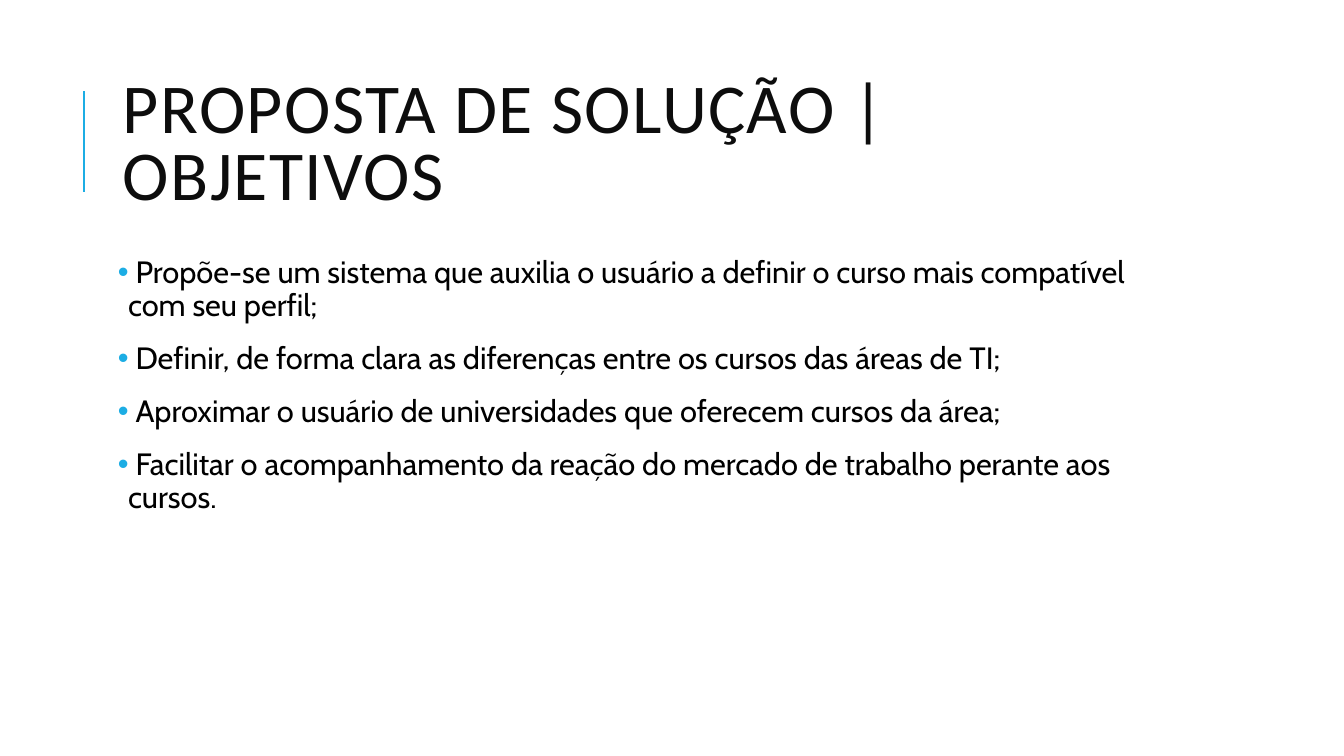
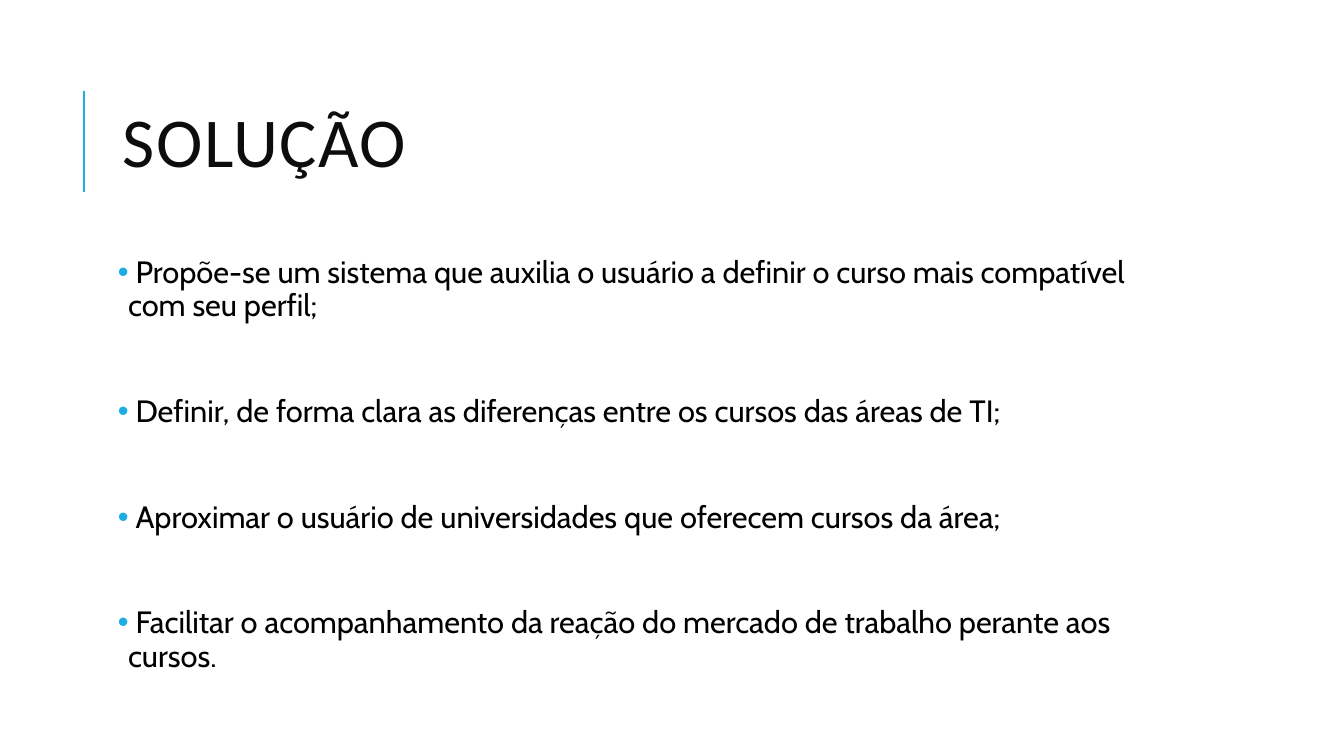
Before and after one commit to ICEI-PUC-Minas-PPLES-TI/plf-es-2022-1-ti1-7946100-01-g5-entedimento-das-areas-de-ti, a slide deck: slide 7 of docs/apresentacao/apresentacao 1.pptx (slide 5 before the commit). Drawn at 1344x756 pixels with LibreOffice and Linux fonts; fonts in the diff are those of the drawing. Boxes give left, top, right and bottom in pixels: in the first picture for what was removed or moved away, otherwise in the second. Text is boxed around its words. In the diff, an @@ line names an element or a change of style, - is before the commit and + after.

```diff
--- a/docs/apresentacao/apresentacao 1.pptx
+++ b/docs/apresentacao/apresentacao 1.pptx
@@ title at [123,111,406,179]: text changed @@
-PROPOSTA DE SOLUÇÃO | OBJETIVOS
+SOLUÇÃO
@@ text "Propõe-se um sistema que auxilia ..." rewrapped from [128,260,1125,509] to [128,260,1125,668] @@
```
Also in this commit, not shown: 5 other slides changed, 1 slide added, 1 other file.
